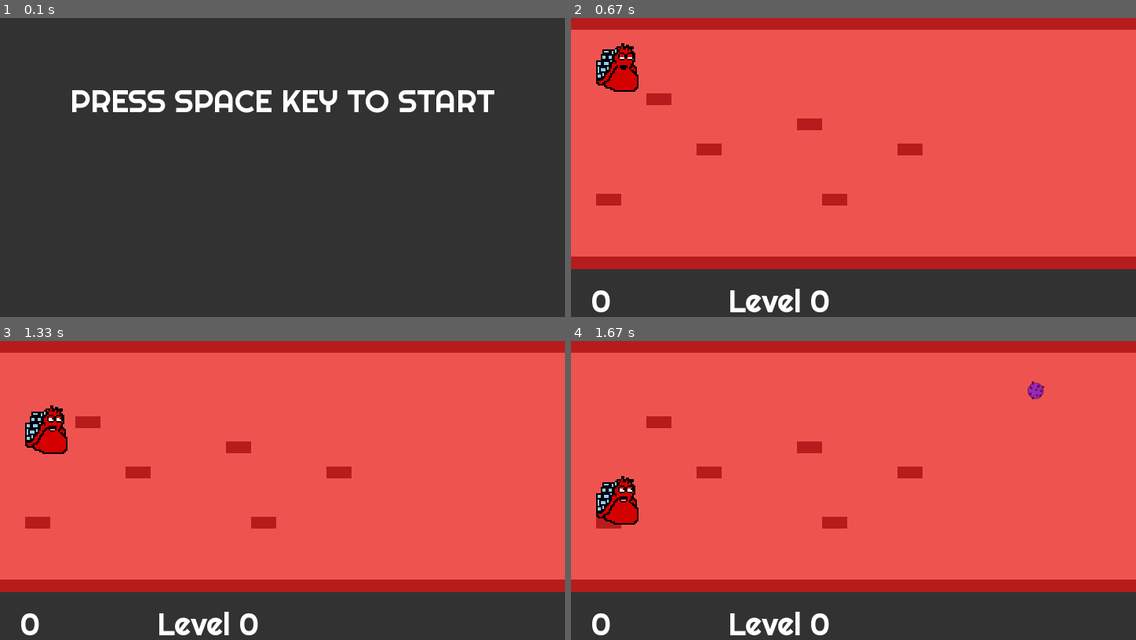
Above: before the commit, frames 1-4 (two rows, left to right).
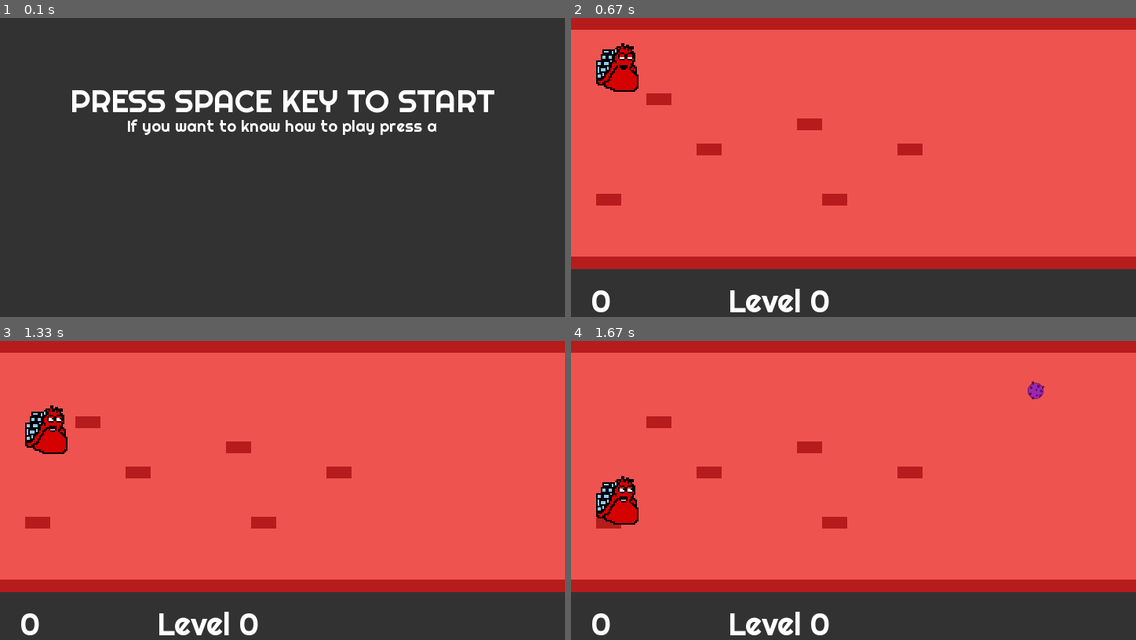
Above: after the commit, the same moments.

Repository: Moks8/pygame_virus
Game: pygame game, started from main.py
The game is run twice, just before and just after one commit, with the same random seed, the same clock (stepped at 60 frames per second) and the same inputs.
Inputs:
- Up to frame 1 (0.1 s): no input
- Up to frame 2 (0.67 s): tap Space at 0.33 s
- Up to frame 3 (1.33 s): hold Down from 1.17 s (still down)
- Up to frame 4 (1.67 s): release Down at 1.63 s

The runs differ from the first frame. In frame 1, 0.9% of the frame differs, in the area x 22-78%, y 33-40%; in frame 2, nothing differs; in frame 3, nothing differs; in frame 4, nothing differs.

Commit message:
New design for new levels

Diff:
--- a/main.py
+++ b/main.py
@@ -14,7 +14,7 @@
         self.pantalla = pg.display.set_mode((SCREEN_WIDTH,SCREEN_HEIGHT))
 
         self.current_scene = 0
-        self.scenes = [Intro(),Level1(),Level2()]
+        self.scenes = [Intro(),Level1(),Level2(),Level3(),Level4]
         self.scene = self.scenes[self.current_scene]
 
         self.hero = Hero()
--- a/scenes.py
+++ b/scenes.py
@@ -37,13 +37,18 @@
     def __init__(self):
         super().__init__()
         font = pg.font.Font("./resources/fonts/font.ttf", 40)
+        subfont = pg.font.Font("./resources/fonts/font.ttf", 20)
         self.jugar = font.render("PRESS SPACE KEY TO START", True, WHITE)
+        self.knowhow= subfont.render("If you want to know how to play press a",True,WHITE)
 
     def draw(self,surface):
         self.surface = surface
         self.surface.fill(BACKGROUND)
         self.surface.blit(self.jugar,(SCREEN_WIDTH / 2 - self.jugar.get_rect().width / 2,
                         self.jugar.get_rect().height + 30))
+        self.surface.blit(self.knowhow,(SCREEN_WIDTH / 2 - self.knowhow.get_rect().width / 2,
+                        self.knowhow.get_rect().height + 100))
+
 
     def on_event(self,event):
         if event.type == KEYDOWN:
@@ -168,3 +173,48 @@
                        4)
 
                             #ms_to_virus, virus_vel, limit_virus
+
+class Level3(Level):
+    def __init__(self):
+        super().__init__()
+        data = [[1,1,1,1,1,1,1,1,1,1,1,1,1,1,1,1,1,1,1,1,1,1,1,1,1,1,1,1,1,1,1,1,1,1,1,1,1,1,1,1],
+                [0,0,0,0,0,0,0,0,0,0,0,0,0,0,0,0,0,0,0,0,0,0,0,0,0,0,0,0,0,0,0,0,0,0,0,0,0,0,0,0],
+                [0,0,0,0,0,0,0,0,0,0,0,0,0,0,0,0,0,0,0,0,0,0,0,0,0,1,0,0,0,0,0,0,0,0,0,0,0,0,0,0],
+                [0,0,0,1,0,0,0,0,0,0,0,0,0,0,0,0,0,0,0,0,0,0,0,0,0,0,0,0,0,0,0,0,0,0,0,0,0,0,0,0],
+                [0,0,0,0,0,0,0,0,0,1,0,0,0,0,0,0,0,0,0,0,0,0,0,0,0,0,0,0,0,1,0,0,0,0,0,0,0,0,0,0],
+                [0,0,0,0,0,1,0,0,0,0,0,0,0,1,0,0,0,0,0,0,0,0,0,0,0,0,0,0,0,0,0,0,0,0,0,0,0,0,0,0],
+                [0,0,0,0,0,0,0,0,0,0,0,0,0,0,0,0,0,0,0,0,0,0,0,0,0,0,0,0,0,0,0,0,1,0,0,0,0,0,0,0],
+                [0,1,0,0,0,0,0,0,0,0,1,0,0,0,0,0,0,0,0,0,0,0,0,0,0,0,0,0,0,0,0,0,0,0,0,1,0,0,0,0],
+                [0,0,0,0,0,0,0,0,0,0,0,0,0,0,0,0,0,0,0,0,0,0,0,0,0,0,0,0,0,0,0,0,0,0,0,0,0,0,0,0],
+                [2,2,2,2,2,2,2,2,2,2,2,2,2,2,2,2,2,2,2,2,2,2,2,2,2,2,2,2,2,2,2,2,2,2,2,2,2,2,2,2]]
+
+        self.load_data(data,
+                       "./resources/vena_fondo.png",
+                       "./resources/vena_borde_sup.png",
+                       "./resources/vena_borde_inf.png",
+                       1,
+                       10,
+                       5)
+
+
+class Level4(Level):
+    def __init__(self):
+        super().__init__()
+        data = [[1,1,1,1,1,1,1,1,1,1,1,1,1,1,1,1,1,1,1,1,1,1,1,1,1,1,1,1,1,1,1,1,1,1,1,1,1,1,1,1],
+                [0,0,0,0,0,0,0,0,0,0,0,0,0,0,0,0,0,0,0,0,0,0,0,0,0,0,0,0,0,0,0,0,0,0,0,0,0,0,0,0],
+                [0,0,0,0,0,0,0,0,0,0,0,0,0,0,0,0,0,0,0,0,0,0,0,0,0,0,0,0,0,0,0,0,0,0,0,0,0,0,0,0],
+                [0,0,0,1,0,0,0,0,0,0,0,0,0,0,0,0,0,0,0,0,0,0,0,0,0,0,0,0,0,0,0,0,0,0,0,0,0,0,0,0],
+                [0,0,0,0,0,0,0,0,0,1,0,0,0,0,0,0,0,0,0,0,0,0,0,0,0,0,0,0,0,0,0,0,0,0,0,0,0,0,0,0],
+                [0,0,0,0,0,1,0,0,0,0,0,0,0,1,0,0,0,0,0,0,0,0,0,0,0,0,0,0,0,0,0,0,0,0,0,0,0,0,0,0],
+                [0,0,0,0,0,0,0,0,0,0,0,0,0,0,0,0,0,0,0,0,0,0,0,0,0,0,0,0,0,0,0,0,0,0,0,0,0,0,0,0],
+                [0,1,0,0,0,0,0,0,0,0,1,0,0,0,0,0,0,0,0,0,0,0,0,0,0,0,0,0,0,0,0,0,0,0,0,0,0,0,0,0],
+                [0,0,0,0,0,0,0,0,0,0,0,0,0,0,0,0,0,0,0,0,0,0,0,0,0,0,0,0,0,0,0,0,0,0,0,0,0,0,0,0],
+                [2,2,2,2,2,2,2,2,2,2,2,2,2,2,2,2,2,2,2,2,2,2,2,2,2,2,2,2,2,2,2,2,2,2,2,2,2,2,2,2]]
+
+        self.load_data(data,
+                       "./resources/vena_fondo.png",
+                       "./resources/vena_borde_sup.png",
+                       "./resources/vena_borde_inf.png",
+                       0.5,
+                       15,
+                       4)
Binary file added: resources/keyboard.png
Binary file added: resources/lungs.png
Binary file added: resources/vena_borde_inf.png
Binary file added: resources/vena_borde_sup.png
Binary file added: resources/vena_fondo.png
